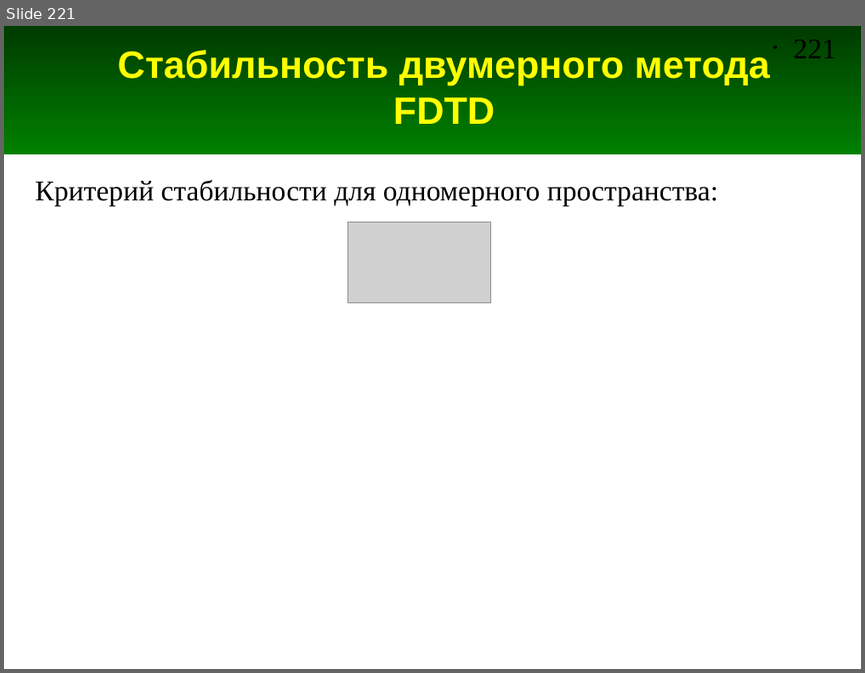
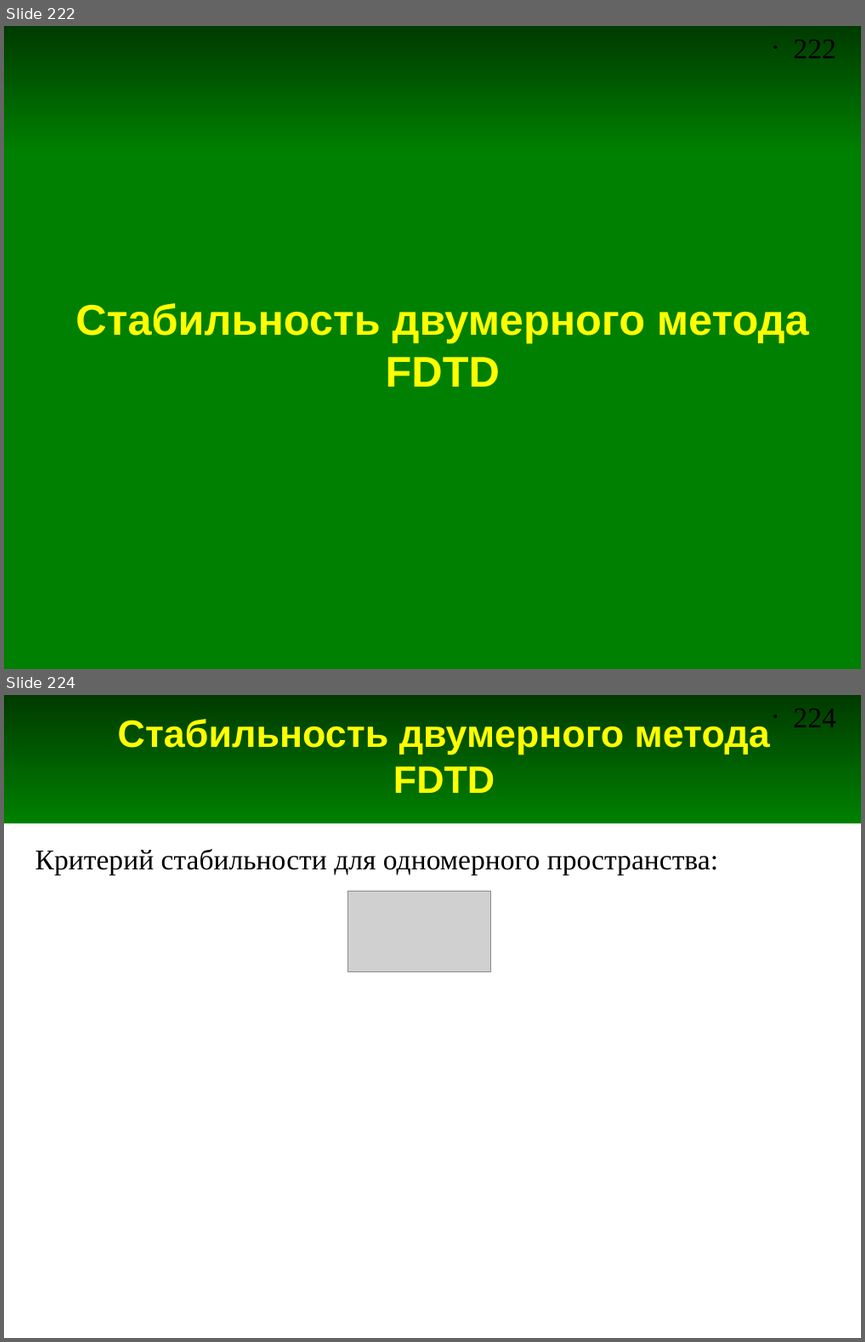
Before and after one commit to andris0147sv/modelling, a slide deck: presentations/2. FDTD.odp. Shown one above the other, each under a label of ours: slide 221 before the commit, slides 222 and 224 after it; the slides between them are not shown. The pictures are 865x673 and 865x1342 pixels, drawn with LibreOffice and Linux fonts; fonts in the diff are those of the drawing; grey boxes stand for pictures. Boxes give left, top, right and bottom in pixels: in the first picture for what was removed or moved away, otherwise in the second. Text is boxed around its words. In the diff, an @@ line names an element or a change of style, - is before the commit and + after.

```diff
--- a/presentations/2. FDTD.odp
+++ b/presentations/2. FDTD.odp
@@ slide 222 added at box(4, 26, 861, 669), background #FFFFFF; not listed: 2 template elements that a slide beside it also shows @@
@@ rectangle added at box(4, 151, 861, 669), fill #008000, outline #008000 0 pt @@
@@ title added at box(75, 303, 809, 386), 36 pt, text #FFFF00, bold @@
+Стабильность двумерного метода FDTD
@@ what was slide 221 is now slide 224 @@
@@ page number at box(793, 709, 835, 727): text changed @@
-• 221
+• 224
```
Also in this commit, not shown: 4 slides changed, 2 other slides added, 3 other files.
